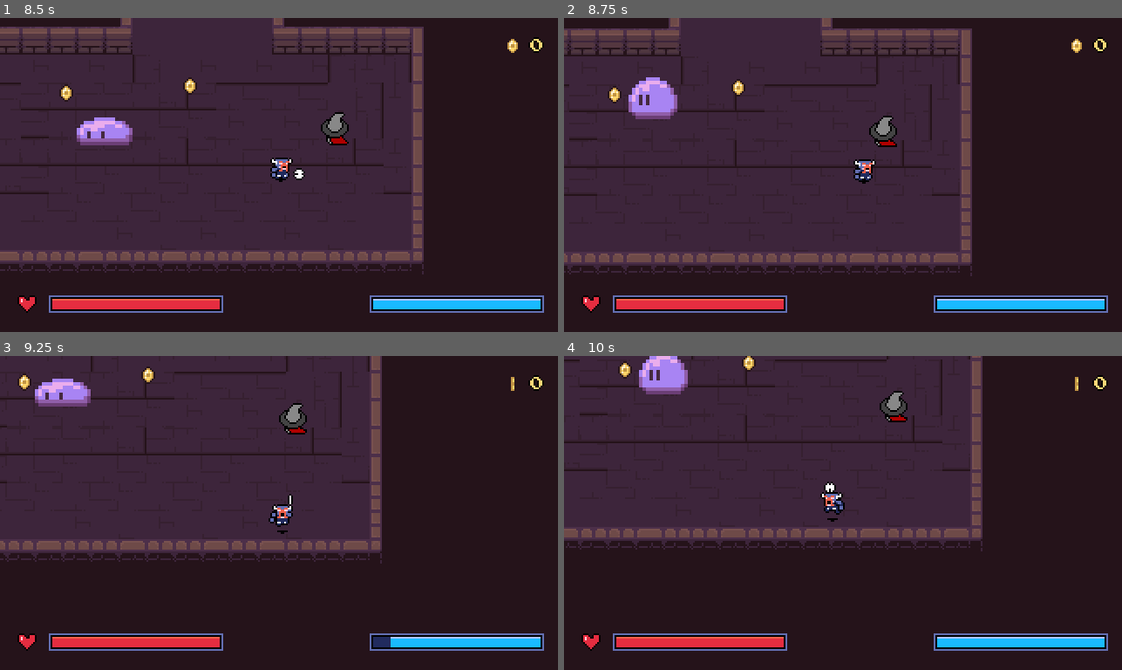
Above: before the commit, frames 1-4 (two rows, left to right).
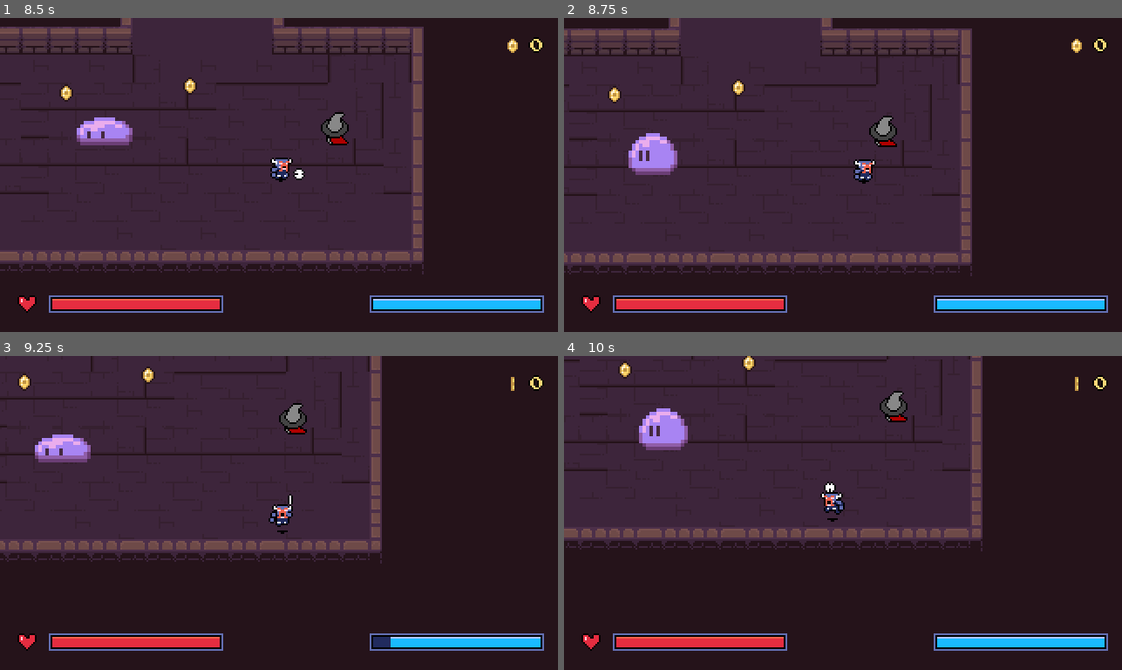
Above: after the commit, the same moments.

Repository: DaEpickid540/haven-2026
Game: Godot game, scene res://Scenes/main.tscn
Two runs of this game, one before a commit and one after it. Both use one fixed random seed, a clock stepped at 60 frames per second and the inputs below.
Inputs (mouse positions are in pixels of both pictures, inside the frame that each line leads up to):
- Up to frame 1 (8.5 s): click "Start Game" at 0.5 s; move the mouse to (401, 159) at 1.27 s; hold Right (right) 1.28-2.03 s; tap J (attack) at 1.35, 2.1, 3.05, 3.8, 4.35, 5.1, 6.05, 6.8, 7.35, 8.1 s; click (401, 159) at 1.42 s; move the mouse to (167, 190) at 2.02 s; hold Down (down) 2.03-2.78 s; move the mouse to (334, 105) at 2.77 s; hold Right (right) 2.78-3.53 s; hold X (dash) 2.78-3.53 s; move the mouse to (251, 237) at 3.52 s; hold Up (up) 3.53-4.28 s; tap E (interact) at 3.6, 6.6 s; click (251, 237) at 3.67 s; move the mouse to (446, 222) at 4.27 s; hold Left (left) 4.28-5.78 s; move the mouse to (111, 127) at 5.02 s; move the mouse to (306, 175) at 5.77 s; hold Down (down) 5.78-6.53 s; hold X (dash) 5.78-6.53 s; click (306, 175) at 5.92 s; move the mouse to (195, 96) at 6.52 s; hold Right (right) 6.53-7.28 s; move the mouse to (401, 159) at 7.27 s; hold Up (up) 7.28-8.03 s; move the mouse to (167, 190) at 8.02 s; hold Right (right) from 8.03 s (still down); click (167, 190) at 8.17 s
- Up to frame 2 (8.75 s): keep holding Right (right)
- Up to frame 3 (9.25 s): move the mouse to (334, 443) at 8.77 s; release Right (right) at 8.78 s; hold Down (down) from 8.78 s (still down); hold X (dash) from 8.78 s (still down); tap J (attack) at 9.05 s
- Up to frame 4 (10 s): move the mouse to (815, 575) at 9.52 s; release Down (down) at 9.53 s; release X (dash) at 9.53 s; hold Left (left) from 9.53 s (still down); tap E (interact) at 9.6 s; tap J (attack) at 9.8 s

Frame 1 is identical in both runs. In frame 2, 1.8% of the frame differs, in the area x 11-21%, y 18-50%; in frame 3, 1.5%; in frame 4, 1.8%.

Commit message:
Update

Diff:
--- a/boss_green.gd
+++ b/boss_green.gd
@@ -1,6 +1,6 @@
 extends CharacterBody2D
 
-@export var max_health := 10
+@export var max_health := 18
 @export var contact_damage := 1
 @export var attack_damage := 3
 @export var attack_range := 65.0
@@ -62,9 +62,11 @@
 	animated_sprite_2d.play("pound")
 
 	await animated_sprite_2d.animation_finished
+	animated_sprite_2d.position.y = 0
+	animated_sprite_2d.play("idle")
+	is_attacking = false
 	trigger_screenshake()
 	check_and_damage_player_in_range()
-	is_attacking = false
 
 func check_and_damage_player_in_range() -> void:
 	var player = get_player()
